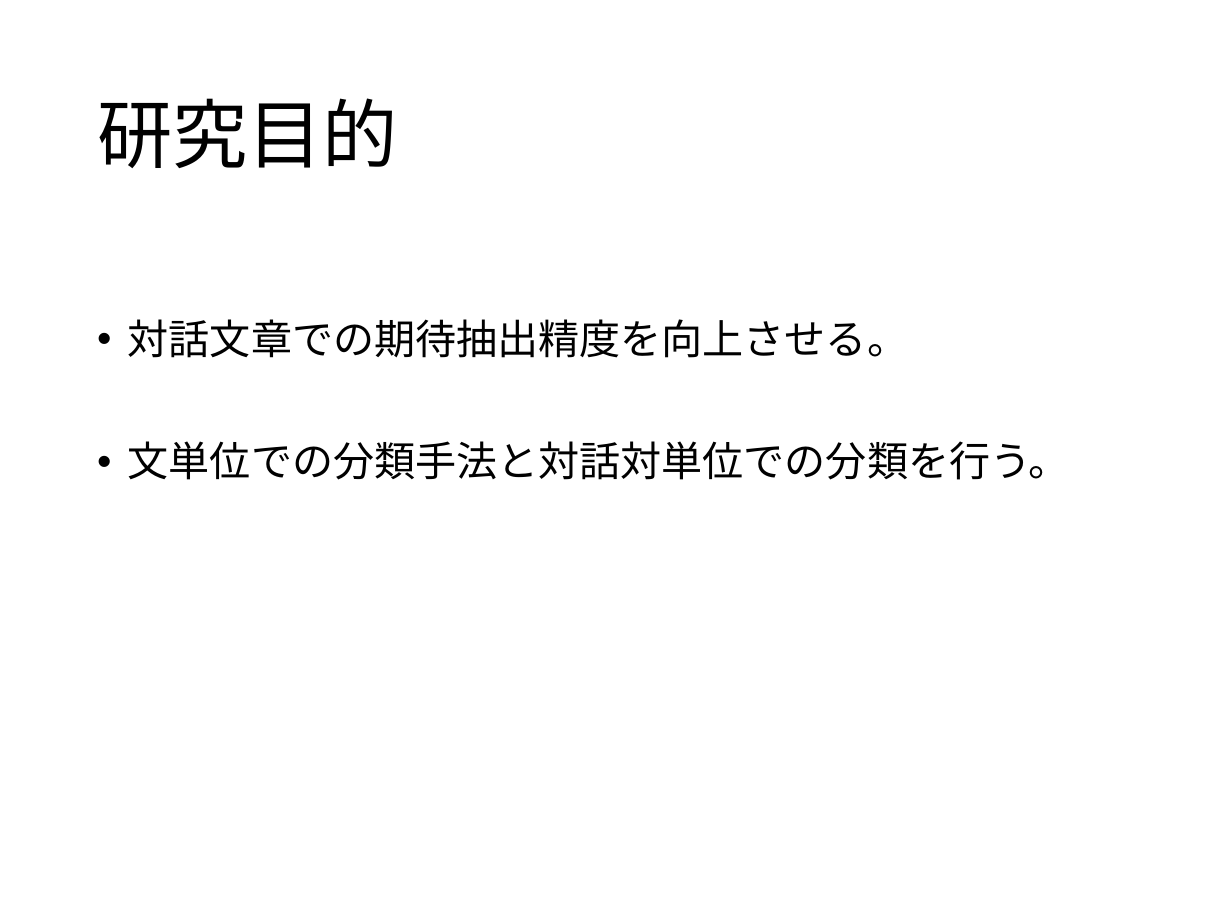
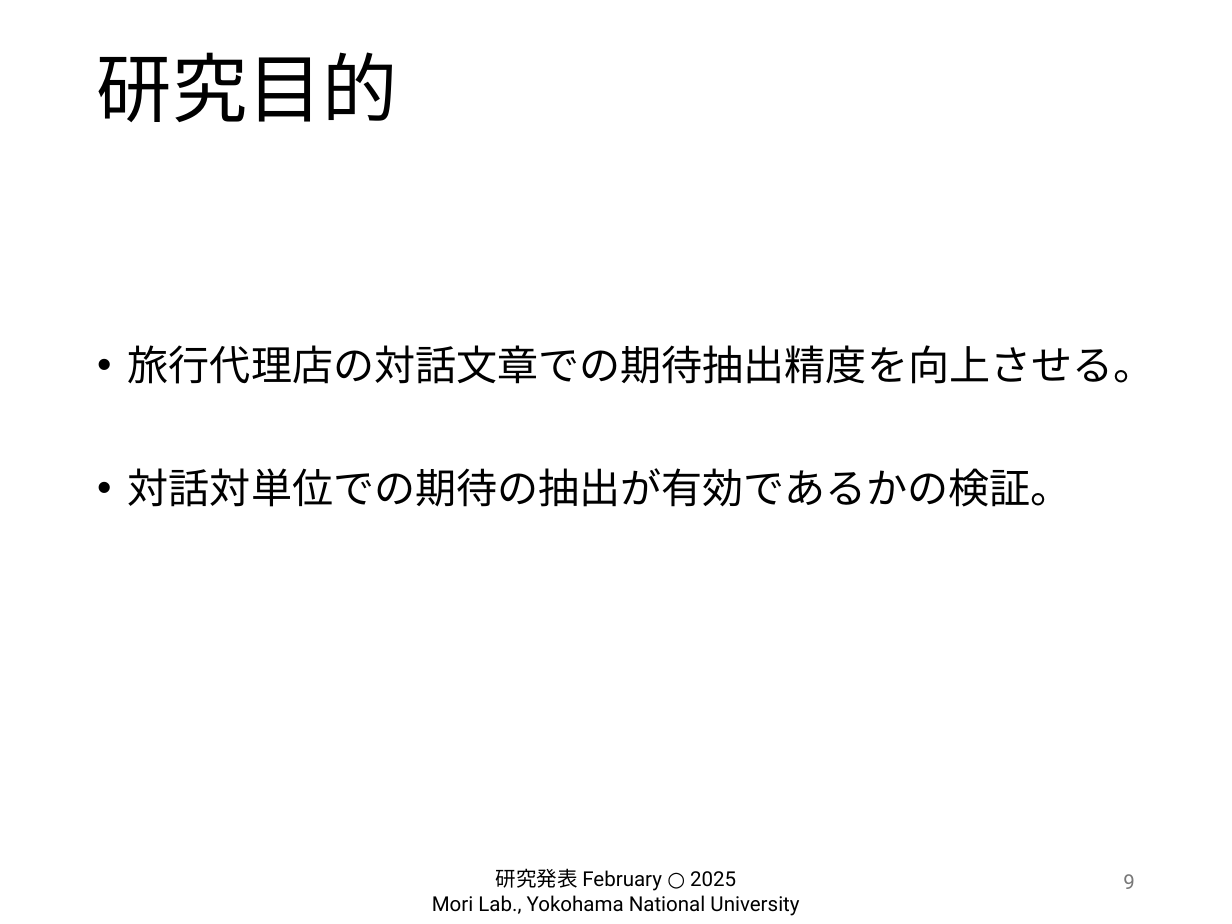
Before and after one commit to hiiragi-moon/graduation-research, a slide deck: slide 9 of 卒研発表.pptx. Drawn at 1232x924 pixels with LibreOffice and Linux fonts; fonts in the diff are those of the drawing; background and template pictures are left out. Boxes give left, top, right and bottom in pixels: in the first picture for what was removed or moved away, otherwise in the second. Text is boxed around its words. In the diff, an @@ line names an element or a change of style, - is before the commit and + after.

```diff
--- a/卒研発表.pptx
+++ b/卒研発表.pptx
@@ title "研究目的": place and size @@
-title "研究目的" at [97,98,398,168]
+title "研究目的" at [97,52,398,122]
@@ text at [128,345,1155,507]: text changed @@
-• 対話文章での期待抽出精度を向上させる。
-• 文単位での分類手法と対話対単位での分類を行う。
+• 旅行代理店の対話文章での期待抽出精度を向上させる。
+• 対話対単位での期待の抽出が有効であるかの検証。
@@ text added at [432,868,799,916], 12 pt, text #000000 @@
+研究発表 February ○ 2025
+Mori Lab., Yokohama National University
@@ page number added at [1123,874,1135,889], 12 pt, text #797979 @@
+9
```
Also in this commit, not shown: 21 other slides changed, 1 slide added, 1 slide removed, 42 other files.
